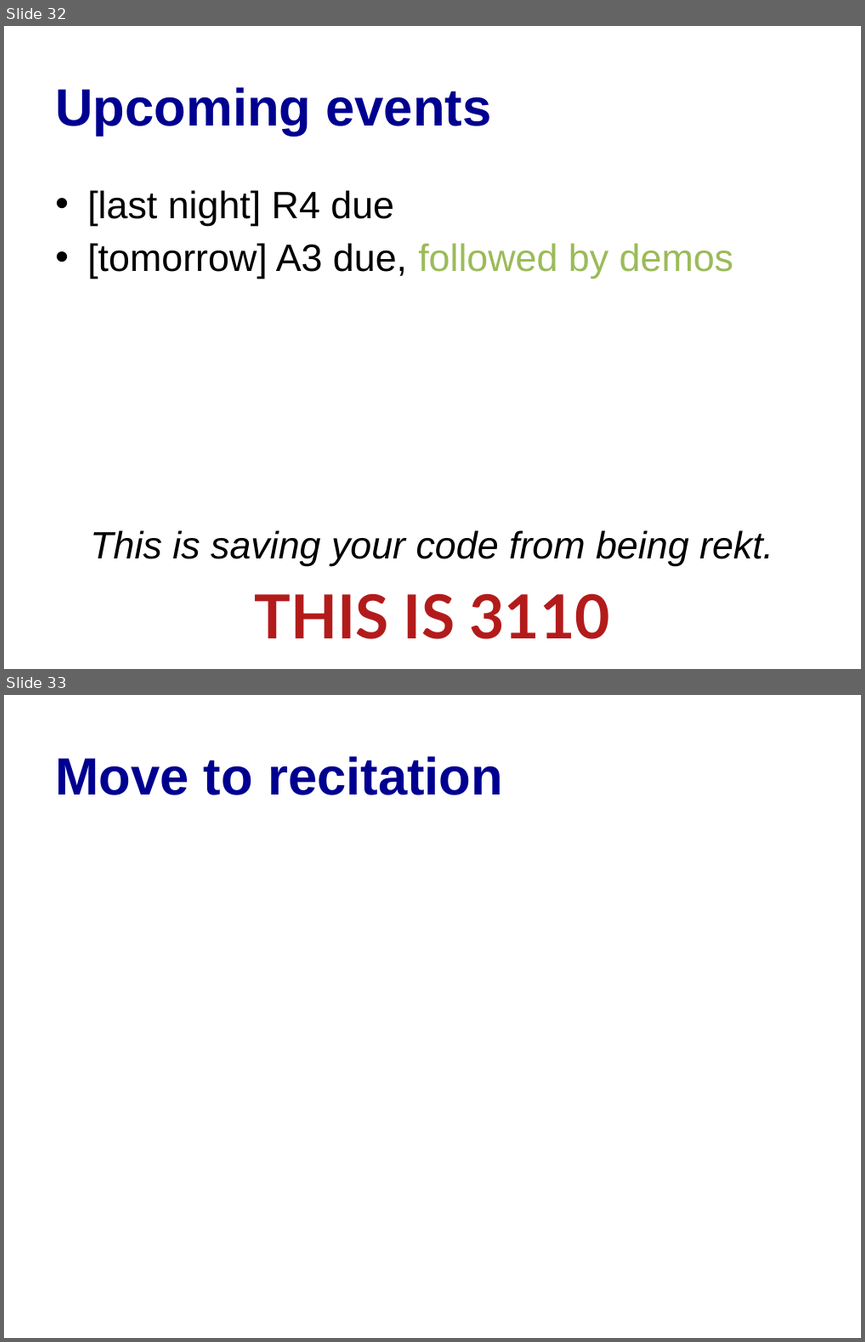
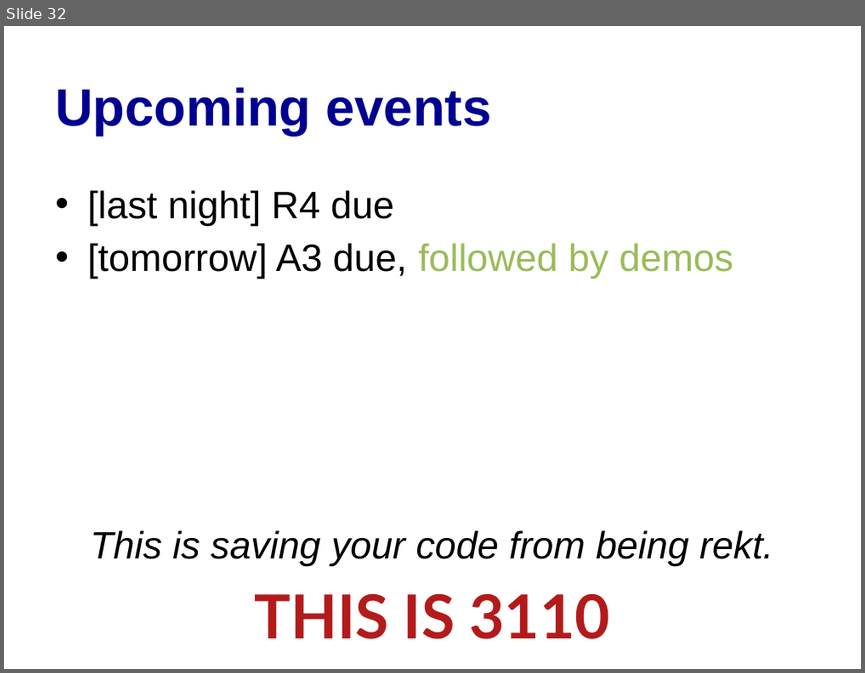
Before and after one commit to cs3110/materials-2019fa, a slide deck: 10-test/lec.pptx. Shown one above the other, each under a label of ours: slides 32 and 33 before the commit, slide 32 after it. The pictures are 865x1342 and 865x673 pixels, drawn with LibreOffice and Linux fonts; fonts in the diff are those of the drawing. Boxes give left, top, right and bottom in pixels: in the first picture for what was removed or moved away, otherwise in the second. Text is boxed around its words. In the diff, an @@ line names an element or a change of style, - is before the commit and + after.

Commit message:
Move a slide to rec

```diff
--- a/10-test/lec.pptx
+++ b/10-test/lec.pptx
@@ slide 33 removed at <box>4,695,861,1338</box>, background #FFFFFF @@
@@ title removed at <box>55,756,503,795</box> @@
-Move to recitation
```
Also in this commit, not shown: 1 other slide removed, 1 other file.
